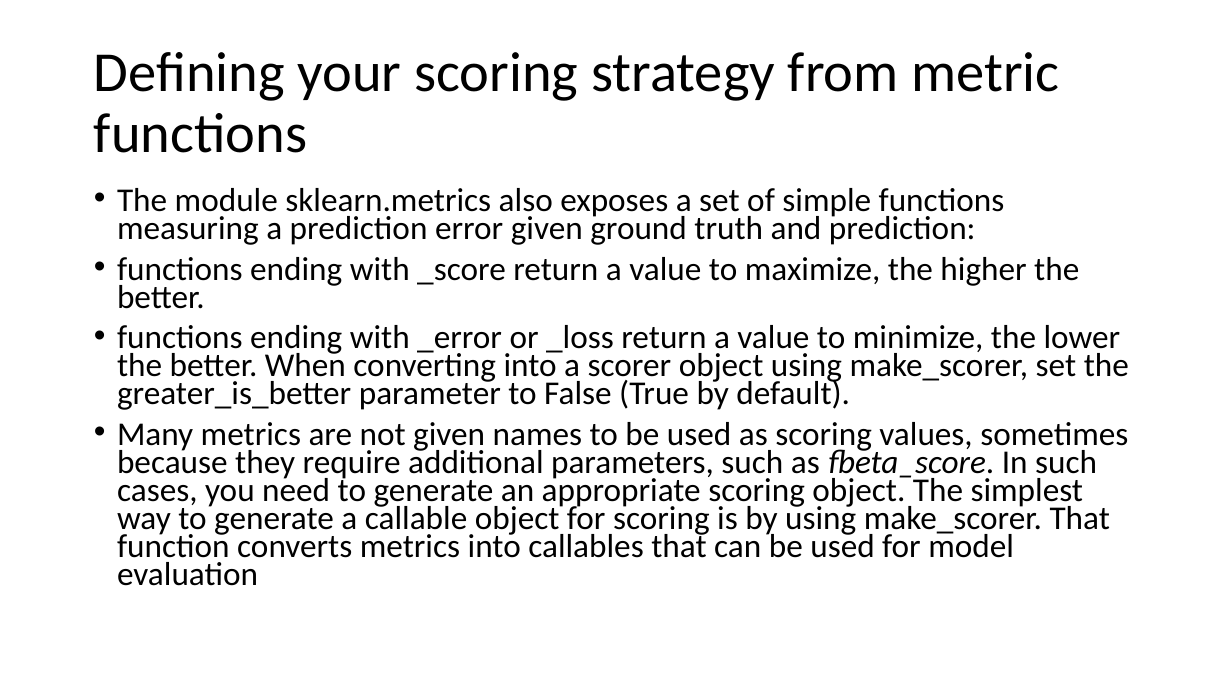
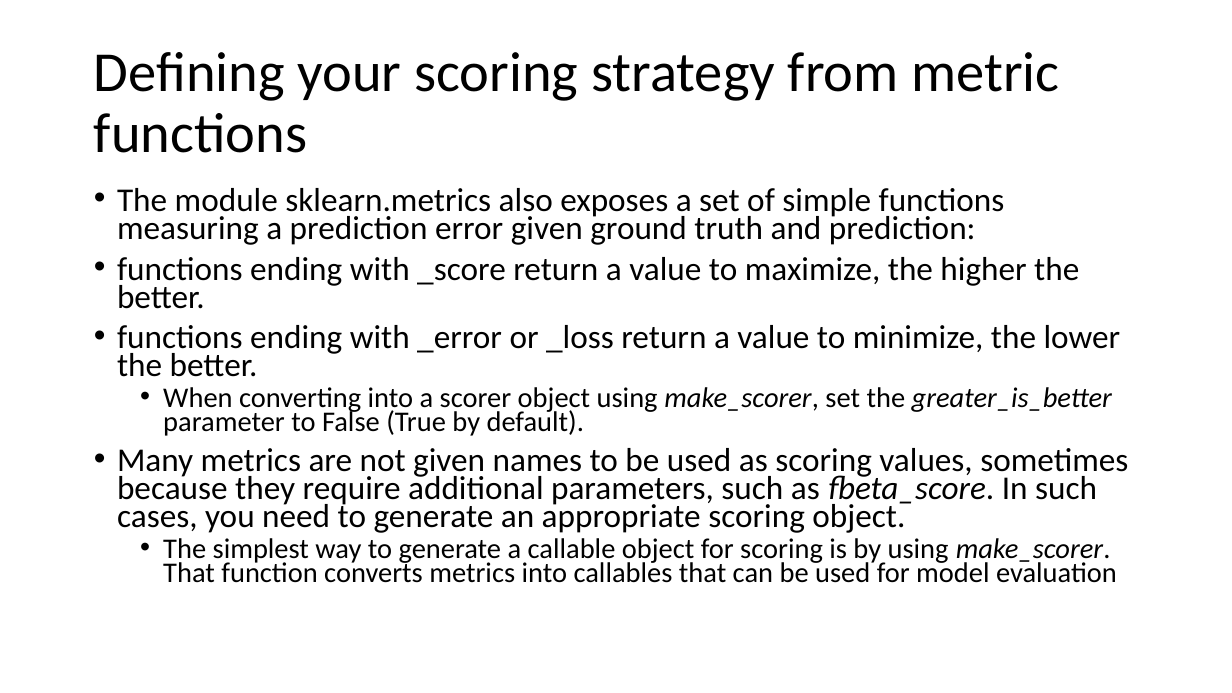
Before and after one commit to FranzGH/IoT_ML, a slide deck: slide 44 of Model selection.pptx. Drawn at 1232x693 pixels with LibreOffice and Linux fonts; fonts in the diff are those of the drawing. Boxes give left, top, right and bottom in pixels: in the first picture for what was removed or moved away, otherwise in the second. Text is boxed around its words. In the diff, an @@ line names an element or a change of style, - is before the commit and + after.

```diff
--- a/Model selection.pptx
+++ b/Model selection.pptx
@@ text at (117,325,1128,583): text changed @@
-• functions ending with _error or _loss return a value to minimize, the lower the better. When converting into a scorer object using make_scorer, set the greater_is_better parameter to False (True by default).
-• Many metrics are not given names to be used as scoring values, sometimes because they require additional parameters, such as fbeta_score. In such cases, you need to generate an appropriate scoring object. The simplest way to generate a callable object for scoring is by using make_scorer. That function converts metrics into callables that can be used for model evaluation
+• functions ending with _error or _loss return a value to minimize, the lower the better.
+  • When converting into a scorer object using make_scorer, set the greater_is_better parameter to False (True by default).
+• Many metrics are not given names to be used as scoring values, sometimes because they require additional parameters, such as fbeta_score. In such cases, you need to generate an appropriate scoring object.
+  • The simplest way to generate a callable object for scoring is by using make_scorer. That function converts metrics into callables that can be used for model evaluation
```
Also in this commit, not shown: 11 other slides changed, 12 other files.
